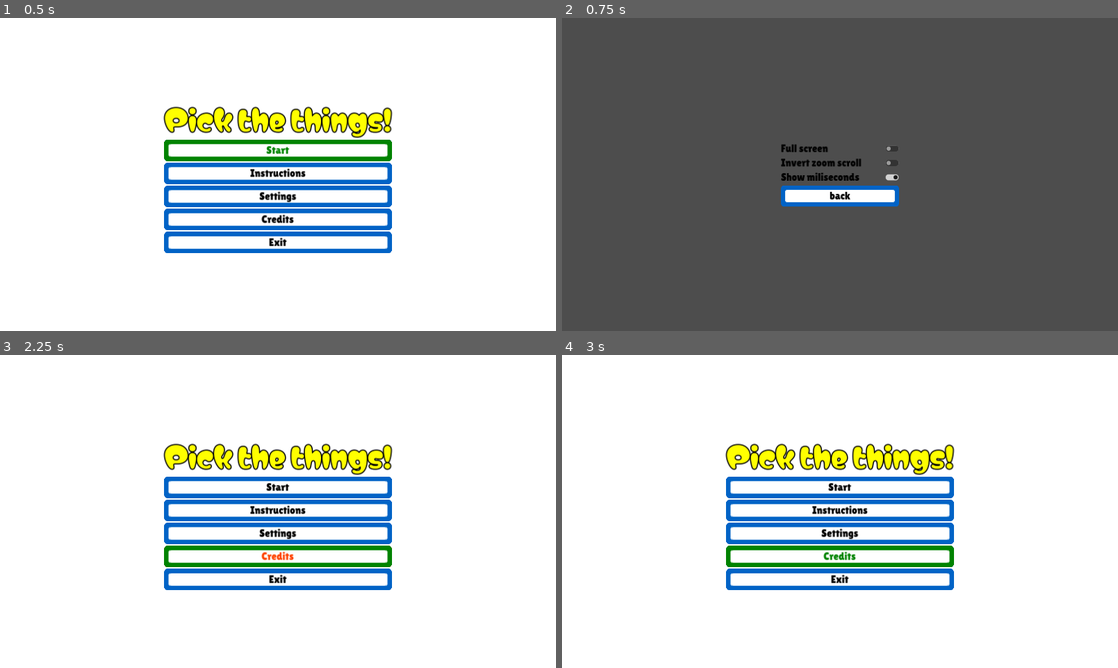
Above: before the commit, frames 1-4 (two rows, left to right).
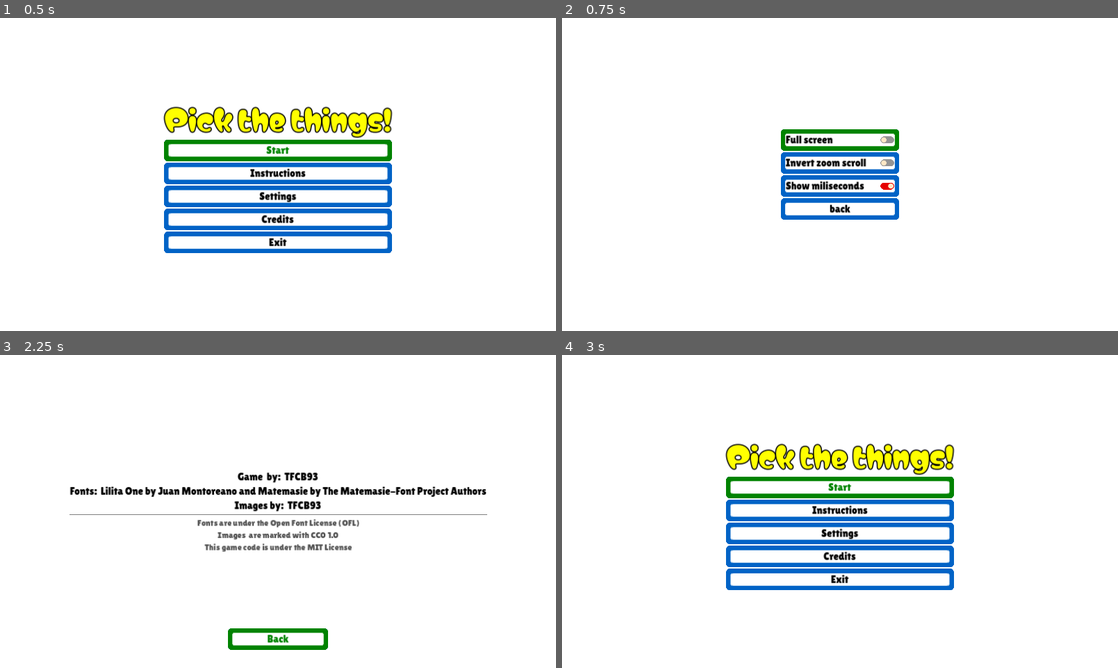
Above: after the commit, the same moments.

Repository: tfcb93/pick-up-the-things
Game: Godot game, scene res://Scenes/Start_screen.tscn
The game is run twice, just before and just after one commit, with the same random seed, the same clock (stepped at 60 frames per second) and the same inputs.
Inputs (mouse positions are in pixels of both pictures, inside the frame that each line leads up to):
- Up to frame 1 (0.5 s): no input
- Up to frame 2 (0.75 s): click "Settings" at 0.5 s
- Up to frame 3 (2.25 s): click "back" at 1.25 s; click "Credits" at 2 s
- Up to frame 4 (3 s): click (840, 639) at 2.75 s, where only the run after the commit has a clickable "Back"

Frame 1 is identical in both runs. In frame 2, 100% of the frame differs, in the area x 0-100%, y 0-100%; in frame 3, 12%; in frame 4, 2.9%.

Commit message:
Adjusts the checkbox button; Includes the credits page

Diff:
--- /dev/null
+++ b/Resources/credits_label_settings.tres
@@ -0,0 +1,5 @@
+[gd_resource type="LabelSettings" format=3 uid="uid://wgpp0vj6ikbh"]
+
+[resource]
+font_size = 24
+font_color = Color(0, 0, 0, 1)
--- a/Resources/pick_things_theme_1.tres
+++ b/Resources/pick_things_theme_1.tres
@@ -6,6 +6,8 @@
 [ext_resource type="Texture2D" uid="uid://e2kvacssf6dw" path="res://Resources/Images/btn_focus.png" id="3_e0r3u"]
 [ext_resource type="Texture2D" uid="uid://drweb02xypt35" path="res://Resources/Images/btn_hover.png" id="3_s6fkv"]
 [ext_resource type="Texture2D" uid="uid://70p3bv6ogynl" path="res://Resources/Images/btn.png" id="4_c5qsj"]
+[ext_resource type="Texture2D" uid="uid://exmomedurdq0" path="res://Resources/Images/enable-check-button.png" id="7_d6vqi"]
+[ext_resource type="Texture2D" uid="uid://t8gmjwfcsxgk" path="res://Resources/Images/disable-check-button.png" id="8_jo6pi"]
 
 [sub_resource type="StyleBoxTexture" id="StyleBoxTexture_w8uqf"]
 texture = ExtResource("3_63dk8")
@@ -38,14 +40,39 @@
 [sub_resource type="StyleBoxTexture" id="StyleBoxTexture_j61mh"]
 
 [sub_resource type="StyleBoxTexture" id="StyleBoxTexture_awjfi"]
+texture = ExtResource("3_e0r3u")
+texture_margin_left = 11.0
+texture_margin_top = 10.0
+texture_margin_right = 11.0
+texture_margin_bottom = 10.0
 
 [sub_resource type="StyleBoxTexture" id="StyleBoxTexture_30c1o"]
+texture = ExtResource("3_s6fkv")
+texture_margin_left = 11.0
+texture_margin_top = 10.0
+texture_margin_right = 11.0
+texture_margin_bottom = 10.0
 
 [sub_resource type="StyleBoxTexture" id="StyleBoxTexture_0i1vx"]
+texture = ExtResource("4_c5qsj")
+texture_margin_left = 11.0
+texture_margin_top = 10.0
+texture_margin_right = 11.0
+texture_margin_bottom = 10.0
 
 [sub_resource type="StyleBoxTexture" id="StyleBoxTexture_id1q4"]
+texture = ExtResource("4_c5qsj")
+texture_margin_left = 11.0
+texture_margin_top = 10.0
+texture_margin_right = 11.0
+texture_margin_bottom = 10.0
 
 [sub_resource type="StyleBoxTexture" id="StyleBoxTexture_ca2iu"]
+texture = ExtResource("4_c5qsj")
+texture_margin_left = 11.0
+texture_margin_top = 10.0
+texture_margin_right = 11.0
+texture_margin_bottom = 10.0
 
 [resource]
 BigLabel/base_type = &"Label"
@@ -65,6 +92,8 @@
 CheckButton/colors/font_hover_color = Color(0, 0, 0, 1)
 CheckButton/colors/font_hover_pressed_color = Color(0, 0, 0, 1)
 CheckButton/colors/font_pressed_color = Color(0, 0, 0, 1)
+CheckButton/icons/checked = ExtResource("7_d6vqi")
+CheckButton/icons/unchecked = ExtResource("8_jo6pi")
 CheckButton/styles/disabled = SubResource("StyleBoxTexture_j61mh")
 CheckButton/styles/focus = SubResource("StyleBoxTexture_awjfi")
 CheckButton/styles/hover = SubResource("StyleBoxTexture_30c1o")
--- /dev/null
+++ b/Scenes/Credits.tscn
@@ -0,0 +1,104 @@
+[gd_scene load_steps=4 format=3 uid="uid://ckrc4oj347i4x"]
+
+[ext_resource type="Script" path="res://Scripts/Credits.gd" id="1_5epu5"]
+[ext_resource type="LabelSettings" uid="uid://wgpp0vj6ikbh" path="res://Resources/credits_label_settings.tres" id="1_wggqr"]
+
+[sub_resource type="LabelSettings" id="LabelSettings_i1axu"]
+font_size = 20
+font_color = Color(0.325441, 0.325441, 0.325441, 1)
+
+[node name="Credits" type="CanvasLayer"]
+script = ExtResource("1_5epu5")
+
+[node name="ColorRect" type="ColorRect" parent="."]
+anchors_preset = 15
+anchor_right = 1.0
+anchor_bottom = 1.0
+grow_horizontal = 2
+grow_vertical = 2
+
+[node name="VBoxContainer" type="VBoxContainer" parent="."]
+anchors_preset = 8
+anchor_left = 0.5
+anchor_top = 0.5
+anchor_right = 0.5
+anchor_bottom = 0.5
+offset_left = -479.5
+offset_top = -60.5
+offset_right = 479.5
+offset_bottom = 60.5
+grow_horizontal = 2
+grow_vertical = 2
+
+[node name="HBoxContainer" type="HBoxContainer" parent="VBoxContainer"]
+layout_mode = 2
+alignment = 1
+
+[node name="Title" type="Label" parent="VBoxContainer/HBoxContainer"]
+layout_mode = 2
+text = "Game  by: "
+label_settings = ExtResource("1_wggqr")
+
+[node name="Name" type="Label" parent="VBoxContainer/HBoxContainer"]
+layout_mode = 2
+text = "TFCB93"
+label_settings = ExtResource("1_wggqr")
+
+[node name="HBoxContainer2" type="HBoxContainer" parent="VBoxContainer"]
+layout_mode = 2
+alignment = 1
+
+[node name="Title" type="Label" parent="VBoxContainer/HBoxContainer2"]
+layout_mode = 2
+text = "Fonts: "
+label_settings = ExtResource("1_wggqr")
+
+[node name="Name" type="Label" parent="VBoxContainer/HBoxContainer2"]
+layout_mode = 2
+text = "Lilita One by Juan Montoreano and Matemasie by The Matemasie-Font Project Authors"
+label_settings = ExtResource("1_wggqr")
+
+[node name="HBoxContainer3" type="HBoxContainer" parent="VBoxContainer"]
+layout_mode = 2
+alignment = 1
+
+[node name="Title" type="Label" parent="VBoxContainer/HBoxContainer3"]
+layout_mode = 2
+text = "Images by: "
+label_settings = ExtResource("1_wggqr")
+
+[node name="Name" type="Label" parent="VBoxContainer/HBoxContainer3"]
+layout_mode = 2
+text = "TFCB93"
+label_settings = ExtResource("1_wggqr")
+
+[node name="HSeparator" type="HSeparator" parent="VBoxContainer"]
+layout_mode = 2
+
+[node name="VBoxContainer" type="VBoxContainer" parent="VBoxContainer"]
+layout_mode = 2
+alignment = 1
+
+[node name="Label" type="Label" parent="VBoxContainer/VBoxContainer"]
+layout_mode = 2
+text = "Fonts are under the Open Font License (OFL)
+Images  are marked with CC0 1.0
+This game code is under the MIT License"
+label_settings = SubResource("LabelSettings_i1axu")
+horizontal_alignment = 1
+
+[node name="Button" type="Button" parent="."]
+anchors_preset = 7
+anchor_left = 0.5
+anchor_top = 1.0
+anchor_right = 0.5
+anchor_bottom = 1.0
+offset_left = -115.0
+offset_top = -91.0
+offset_right = 115.0
+offset_bottom = -42.0
+grow_horizontal = 2
+grow_vertical = 0
+text = "Back"
+
+[connection signal="pressed" from="Button" to="." method="_on_button_pressed"]
--- a/Scenes/Settings.tscn
+++ b/Scenes/Settings.tscn
@@ -4,6 +4,13 @@
 
 [node name="Settings" type="CanvasLayer"]
 script = ExtResource("1_sdtmj")
+
+[node name="ColorRect" type="ColorRect" parent="."]
+anchors_preset = 15
+anchor_right = 1.0
+anchor_bottom = 1.0
+grow_horizontal = 2
+grow_vertical = 2
 
 [node name="VBoxContainer" type="VBoxContainer" parent="."]
 anchors_preset = 8
@@ -20,20 +27,28 @@
 
 [node name="fullscreen" type="CheckButton" parent="VBoxContainer"]
 layout_mode = 2
+focus_neighbor_top = NodePath("../Button")
+focus_neighbor_bottom = NodePath("../invert_scroll")
 text = "Full screen"
 
 [node name="invert_scroll" type="CheckButton" parent="VBoxContainer"]
 layout_mode = 2
+focus_neighbor_top = NodePath("../fullscreen")
+focus_neighbor_bottom = NodePath("../show_mili")
 text = "Invert zoom scroll"
 
 [node name="show_mili" type="CheckButton" parent="VBoxContainer"]
 layout_mode = 2
+focus_neighbor_top = NodePath("../invert_scroll")
+focus_neighbor_bottom = NodePath("../Button")
 button_pressed = true
 text = "Show miliseconds
 "
 
 [node name="Button" type="Button" parent="VBoxContainer"]
 layout_mode = 2
+focus_neighbor_top = NodePath("../show_mili")
+focus_neighbor_bottom = NodePath("../fullscreen")
 text = "back"
 
 [connection signal="toggled" from="VBoxContainer/fullscreen" to="." method="_on_check_button_toggled"]
--- a/Scenes/Start_screen.tscn
+++ b/Scenes/Start_screen.tscn
@@ -72,4 +72,5 @@
 [connection signal="pressed" from="CanvasLayer/VBoxContainer/ButtonContainer/Start Button" to="CanvasLayer" method="_on_start_button_pressed"]
 [connection signal="pressed" from="CanvasLayer/VBoxContainer/ButtonContainer/Instruction Button" to="CanvasLayer" method="_on_instruction_button_pressed"]
 [connection signal="pressed" from="CanvasLayer/VBoxContainer/ButtonContainer/Settings Button" to="CanvasLayer" method="_on_settings_button_pressed"]
+[connection signal="pressed" from="CanvasLayer/VBoxContainer/ButtonContainer/Credits Button" to="CanvasLayer" method="_on_credits_button_pressed"]
 [connection signal="pressed" from="CanvasLayer/VBoxContainer/ButtonContainer/Exit Button" to="CanvasLayer" method="_on_exit_button_pressed"]
--- /dev/null
+++ b/Scripts/Credits.gd
@@ -0,0 +1,9 @@
+extends CanvasLayer;
+
+@onready var back_button := $Button;
+
+func _ready() -> void:
+	back_button.grab_focus();
+
+func _on_button_pressed() -> void:
+	get_tree().change_scene_to_file("res://Scenes/Start_screen.tscn");
--- a/Scripts/Settings.gd
+++ b/Scripts/Settings.gd
@@ -8,6 +8,7 @@
 	fullscreen_toggle.button_pressed = globals.is_game_in_fullscreen;
 	scroll_toggle.button_pressed = globals.is_scroll_inverted
 	millisec_toggle.button_pressed = globals.is_showing_miliseconds
+	fullscreen_toggle.grab_focus();
 
 func _on_check_button_toggled(toggled_on: bool) -> void:
 	if (toggled_on):
@@ -19,7 +20,6 @@
 
 
 func _on_button_pressed() -> void:
-	# as a test
 	get_tree().change_scene_to_file("res://Scenes/Start_screen.tscn");
 
 
--- a/Scripts/Start_screen.gd
+++ b/Scripts/Start_screen.gd
@@ -19,3 +19,7 @@
 
 func _on_instruction_button_pressed() -> void:
 	get_tree().change_scene_to_file("res://Scenes/Instructions.tscn");
+
+
+func _on_credits_button_pressed() -> void:
+	get_tree().change_scene_to_file("res://Scenes/Credits.tscn");
Binary file added: Resources/Images/disable-check-button.png
Not shown, added: Resources/Images/disable-check-button.png.import
Binary file added: Resources/Images/enable-check-button.png
Not shown, added: Resources/Images/enable-check-button.png.import
Binary file removed: Resources/Images/instructions.jpg
Not shown: 1 places in Resources/pick_things_theme_1.tres that only renumber resources
Not shown, changed: README.md
Not shown, changed: license
